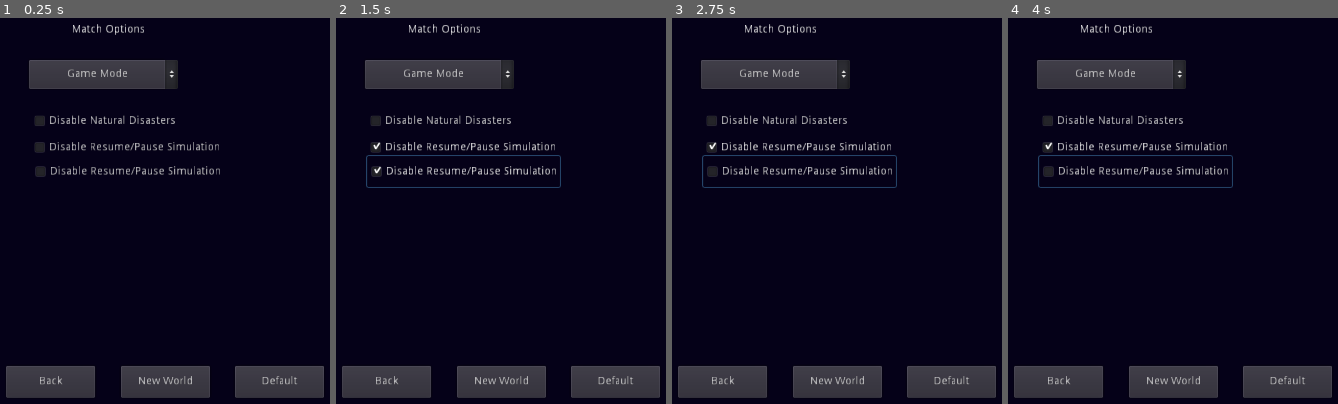
Above: before the commit, frames 1-4 (left to right).
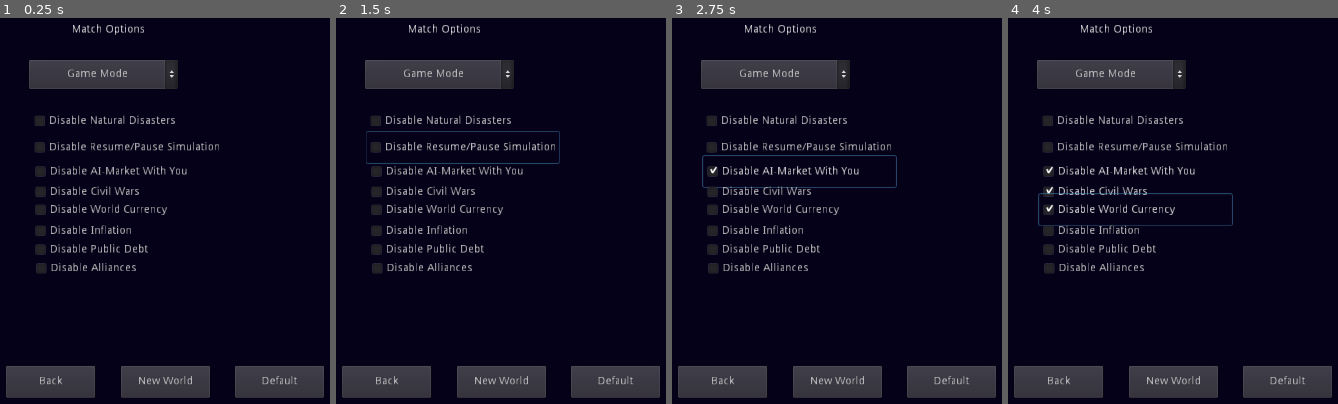
Above: after the commit, the same moments.

Repository: hardBSDk/onion_edge
Game: Godot game, scene res://Scenes/NewWorld.tscn
The game is run twice, just before and just after one commit, with the same random seed, the same clock (stepped at 60 frames per second) and the same inputs. This scene is started directly instead of the project's main scene.
Inputs (mouse positions are in pixels of both pictures, inside the frame that each line leads up to):
- Up to frame 1 (0.25 s): no input
- Up to frame 2 (1.5 s): click "Disable Resume/Pause Simulati…" at 0.5 s; click "Disable Resume/Pause Simulati…" at 1.25 s
- Up to frame 3 (2.75 s): click (800, 172) at 2 s, where only the run after the commit has a clickable "Disable AI-Market With You"
- Up to frame 4 (4 s): click (1136, 191) at 2.75 s, where only the run after the commit has a clickable "Disable Civil Wars"; click (1136, 211) at 3.5 s, where only the run after the commit has a clickable "Disable World Currency"

The runs differ from the first frame. In frame 1, 2.3% of the frame differs, in the area x 10-67%, y 38-67%; in frame 2, 3.0%, in the area x 9-69%, y 29-67%; in frame 3, 2.3%; in frame 4, 3.0%.

Commit message:
New options for NewWorld scene

Diff:
--- a/Scenes/NewWorld.tscn
+++ b/Scenes/NewWorld.tscn
@@ -61,9 +61,44 @@
 margin_bottom = 241.0
 text = "Disable Resume/Pause Simulation"
 
-[node name="DisablePause2" type="CheckBox" parent="."]
+[node name="DisableAIMarket" type="CheckBox" parent="."]
 margin_left = 77.0
 margin_top = 232.0
 margin_right = 324.0
 margin_bottom = 272.0
-text = "Disable Resume/Pause Simulation"
+text = "Disable AI-Market With You"
+
+[node name="DisableCWars" type="CheckBox" parent="."]
+margin_left = 77.0
+margin_top = 258.0
+margin_right = 324.0
+margin_bottom = 298.0
+text = "Disable Civil Wars"
+
+[node name="DisableWCurrency" type="CheckBox" parent="."]
+margin_left = 77.0
+margin_top = 281.0
+margin_right = 324.0
+margin_bottom = 321.0
+text = "Disable World Currency"
+
+[node name="DisableInflation" type="CheckBox" parent="."]
+margin_left = 77.0
+margin_top = 308.0
+margin_right = 324.0
+margin_bottom = 348.0
+text = "Disable Inflation"
+
+[node name="DisableDebt" type="CheckBox" parent="."]
+margin_left = 77.0
+margin_top = 332.0
+margin_right = 324.0
+margin_bottom = 372.0
+text = "Disable Public Debt"
+
+[node name="DisableAlliance" type="CheckBox" parent="."]
+margin_left = 78.0
+margin_top = 356.0
+margin_right = 325.0
+margin_bottom = 396.0
+text = "Disable Alliances"
